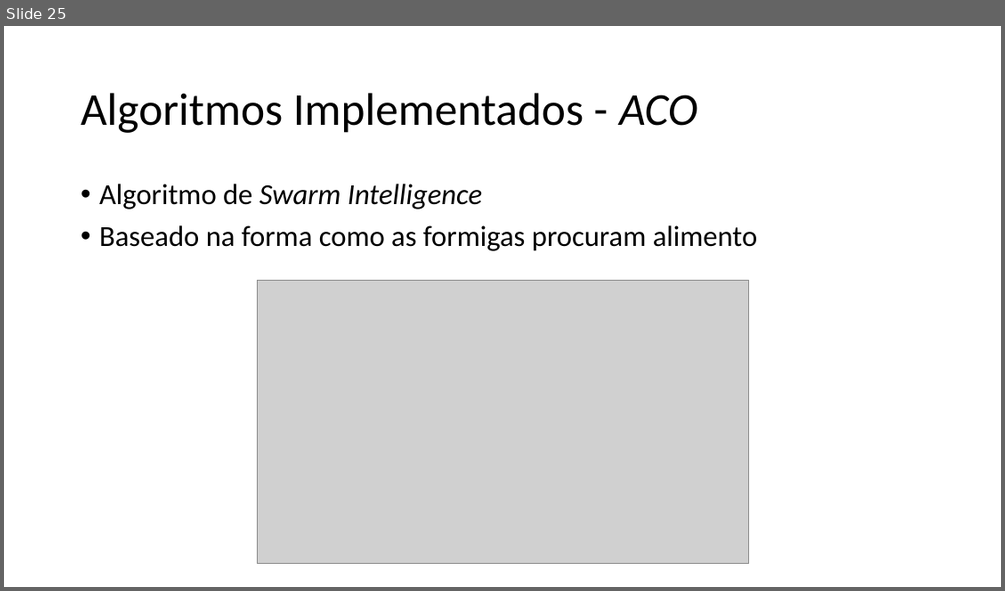
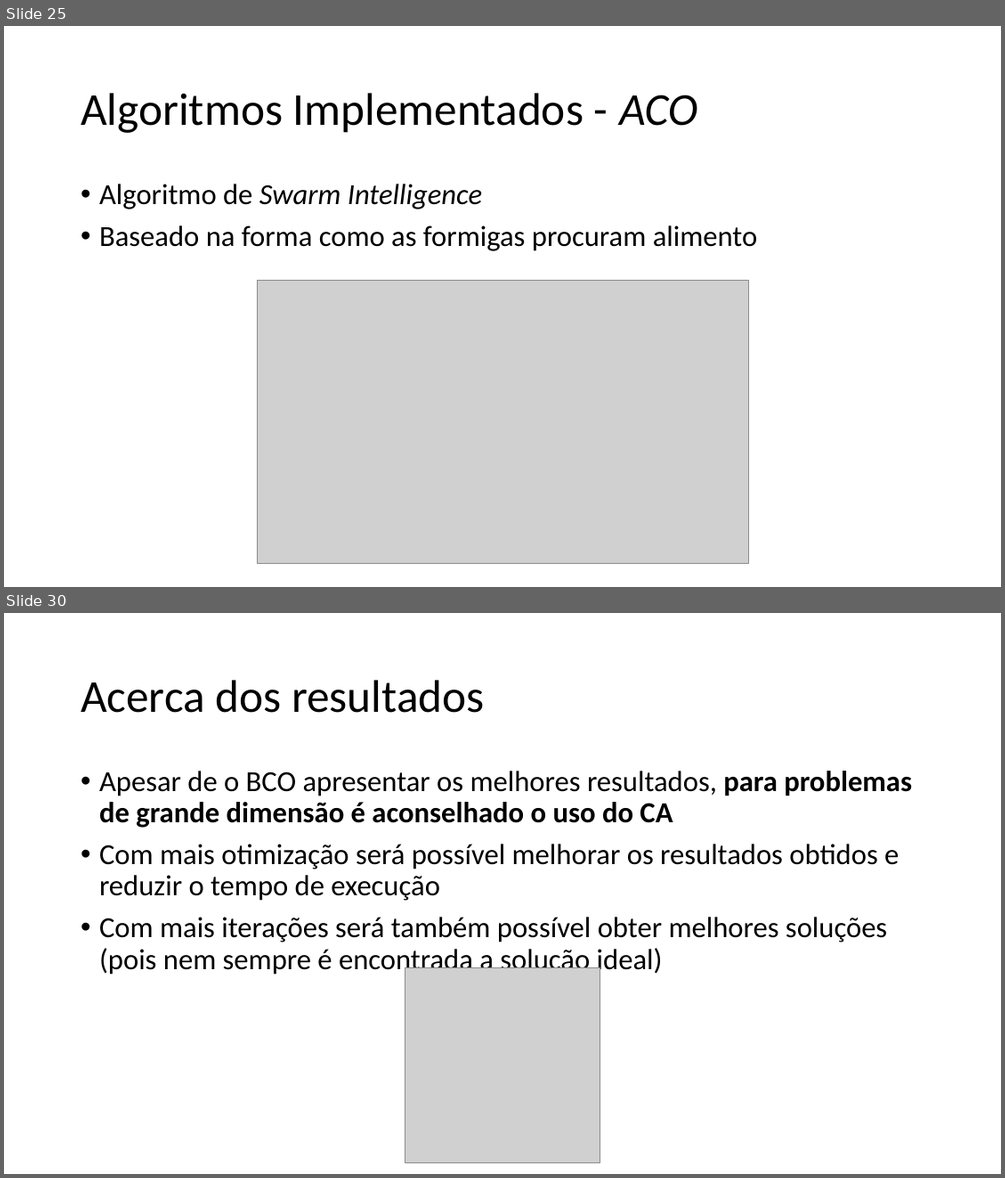
Before and after one commit to xQsme/RLP_Qt, a slide deck: powerpoint_defesa.pptx. Shown one above the other, each under a label of ours: slide 25 before the commit, slides 25 and 30 after it; the slides between them are not shown. The pictures are 1005x591 and 1005x1178 pixels, drawn with LibreOffice and Linux fonts; fonts in the diff are those of the drawing; grey boxes stand for pictures. Boxes give left, top, right and bottom in pixels: in the first picture for what was removed or moved away, otherwise in the second. Text is boxed around its words. In the diff, an @@ line names an element or a change of style, - is before the commit and + after.

```diff
--- a/powerpoint_defesa.pptx
+++ b/powerpoint_defesa.pptx
@@ slide 30 added at box(4, 613, 1001, 1174), background #FFFFFF @@
@@ title added at box(81, 680, 485, 713), 44 pt, text #000000 @@
+Acerca dos resultados
@@ text added at box(99, 771, 912, 976), 28 pt, text #000000 @@
+• Apesar de o BCO apresentar os melhores resultados, para problemas de grande dimensão é aconselhado o uso do CA
+• Com mais otimização será possível melhorar os resultados obtidos e reduzir o tempo de execução
+• Com mais iterações será também possível obter melhores soluções (pois nem sempre é encontrada a solução ideal)
@@ picture added at box(404, 968, 599, 1163) @@
```
Also in this commit, not shown: 2 slides changed, 9 other slides added, 2 slides removed.
